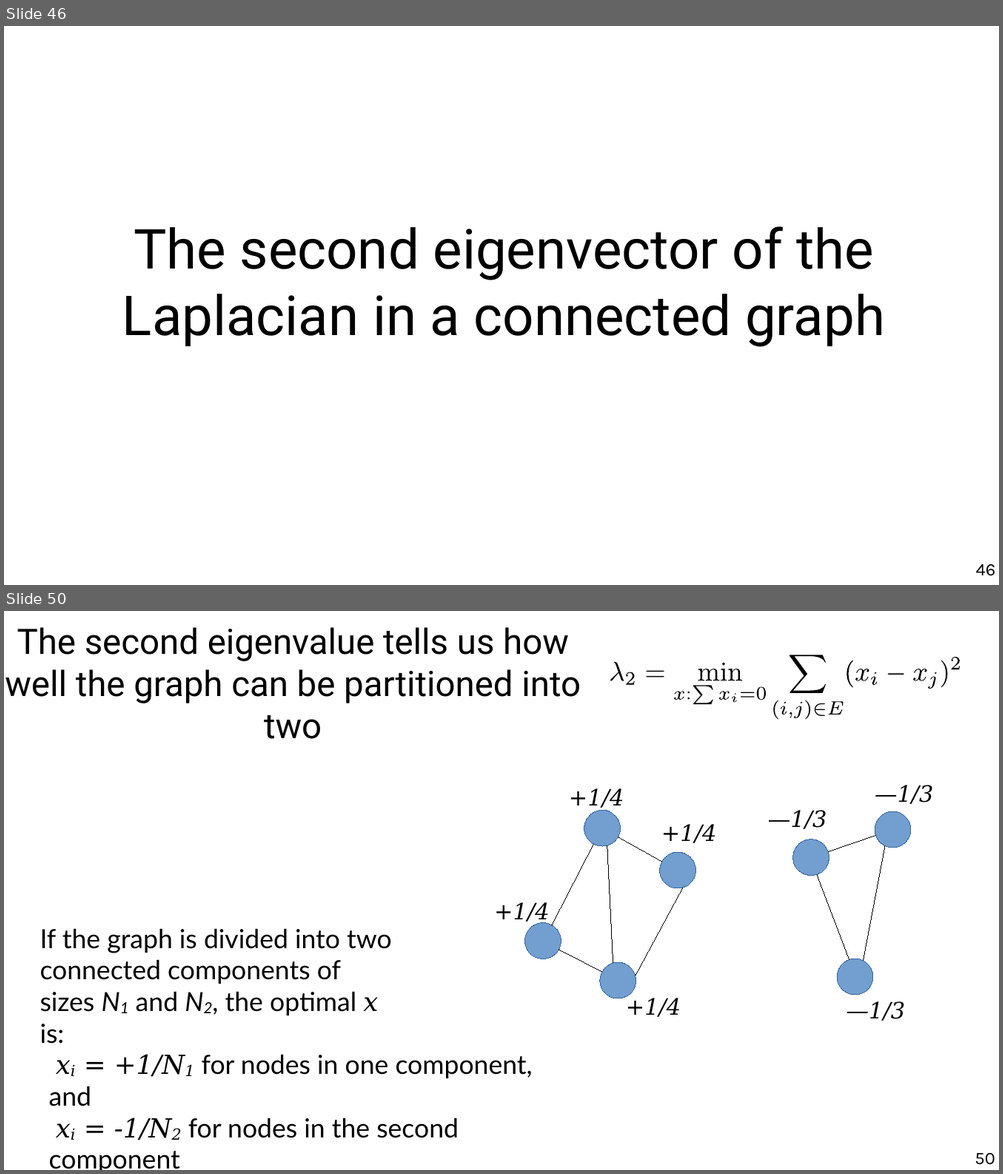
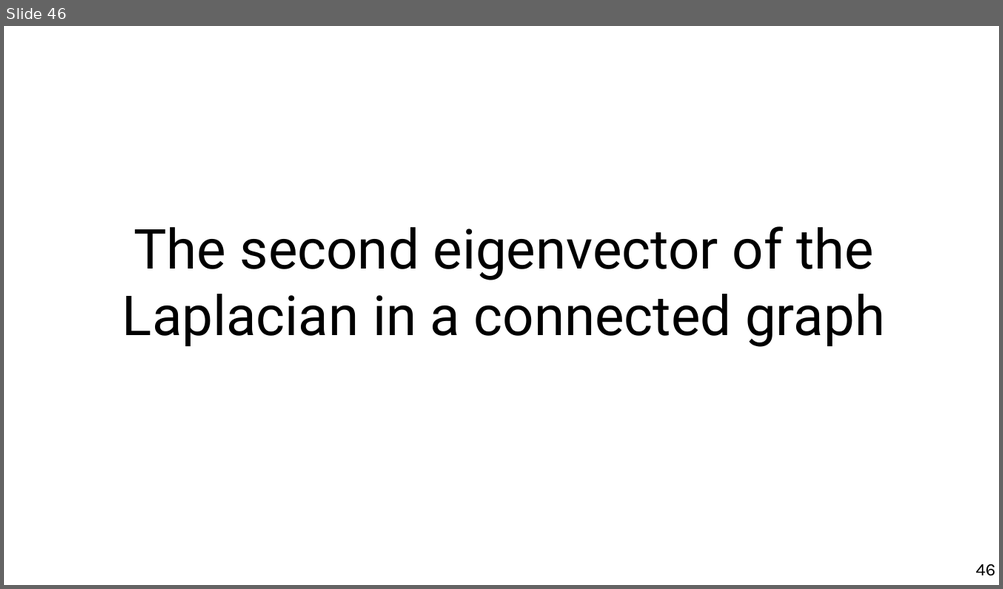
Before and after one commit to chatox/networks-science-course, a slide deck: theory/odp/tt22-spectral_graph_embedding.odp. Shown one above the other, each under a label of ours: slides 46 and 50 before the commit, slide 46 after it; the slides between them are not shown. The pictures are 1003x1174 and 1003x589 pixels, drawn with LibreOffice and Linux fonts; fonts in the diff are those of the drawing. Boxes give left, top, right and bottom in pixels: in the first picture for what was removed or moved away, otherwise in the second. Text is boxed around its words. In the diff, an @@ line names an element or a change of style, - is before the commit and + after.

```diff
--- a/theory/odp/tt22-spectral_graph_embedding.odp
+++ b/theory/odp/tt22-spectral_graph_embedding.odp
@@ slide 50 removed at (x1=4, y1=611, x2=999, y2=1170), background #FFFFFF @@
@@ title removed at (x1=5, y1=627, x2=580, y2=739) @@
-The second eigenvalue tells us how well the graph can be partitioned into two
@@ group removed at (x1=609, y1=652, x2=961, y2=719): 30 freeform shapes @@
@@ text removed at (x1=874, y1=785, x2=933, y2=804) @@
-—1/3
@@ text removed at (x1=569, y1=789, x2=624, y2=808) @@
-+1/4
@@ ellipse removed at (x1=578, y1=804, x2=627, y2=853) @@
@@ text removed at (x1=768, y1=810, x2=826, y2=829) @@
-—1/3
@@ ellipse removed at (x1=870, y1=806, x2=916, y2=852) @@
@@ text removed at (x1=661, y1=824, x2=717, y2=843) @@
-+1/4
@@ line removed from (593, 844) to (552, 925) @@
@@ line removed from (613, 963) to (607, 846) @@
@@ line removed from (617, 837) to (662, 862) @@
@@ ellipse removed at (x1=653, y1=846, x2=702, y2=894) @@
@@ ellipse removed at (x1=788, y1=834, x2=834, y2=880) @@
@@ line removed from (828, 852) to (876, 836) @@
@@ line removed from (863, 961) to (885, 846) @@
@@ line removed from (817, 874) to (849, 960) @@
@@ line removed from (683, 888) to (635, 976) @@
@@ text removed at (x1=494, y1=903, x2=549, y2=924) @@
-+1/4
@@ ellipse removed at (x1=518, y1=917, x2=567, y2=966) @@
@@ text removed at (x1=40, y1=928, x2=392, y2=1044) @@
-If the graph is divided into two connected components of sizes N1 and N2, the optimal x is:
@@ line removed from (603, 972) to (558, 949) @@
@@ ellipse removed at (x1=593, y1=957, x2=643, y2=1005) @@
@@ ellipse removed at (x1=832, y1=954, x2=878, y2=1000) @@
@@ text removed at (x1=49, y1=1002, x2=532, y2=1170) @@
-xi = +1/N1 for nodes in one component, and
-xi = -1/N2 for nodes in the second component
@@ text removed at (x1=626, y1=997, x2=681, y2=1017) @@
-+1/4
@@ text removed at (x1=846, y1=1002, x2=905, y2=1021) @@
-—1/3
@@ page number removed at (x1=974, y1=1153, x2=994, y2=1165) @@
-50
```
Also in this commit, not shown: 28 slides changed, 1 slide added, 1 other file.
